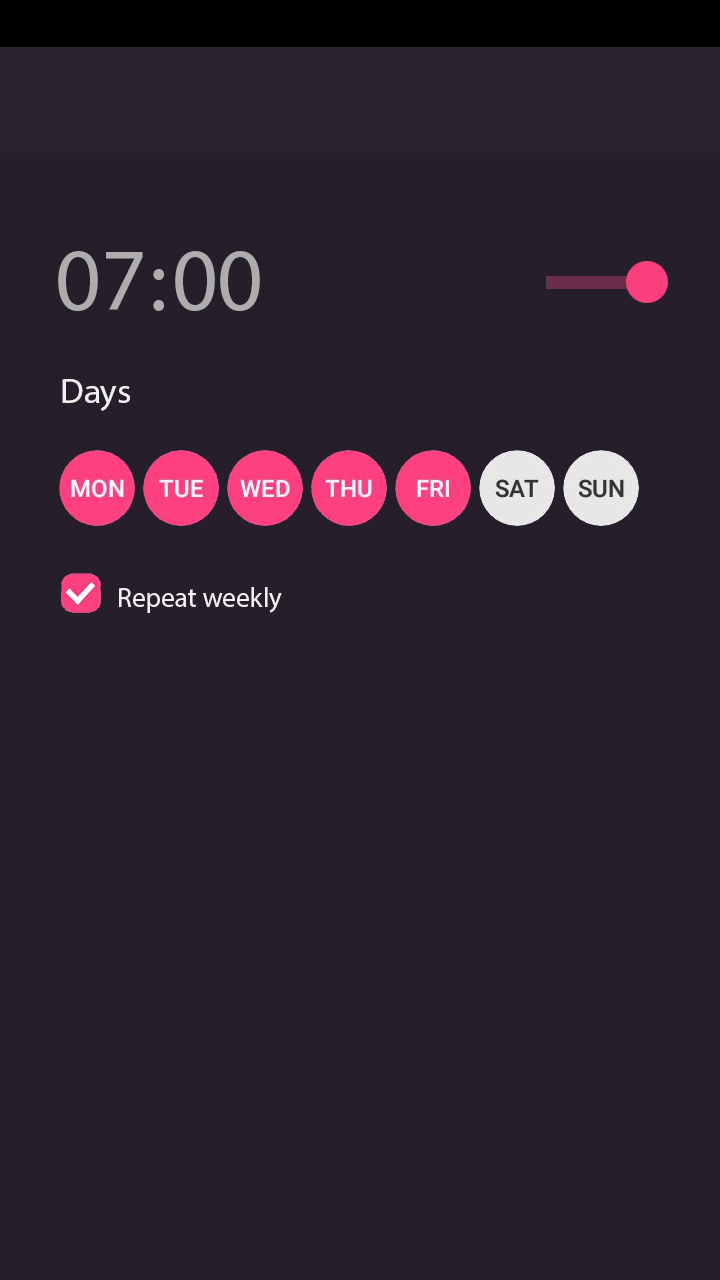
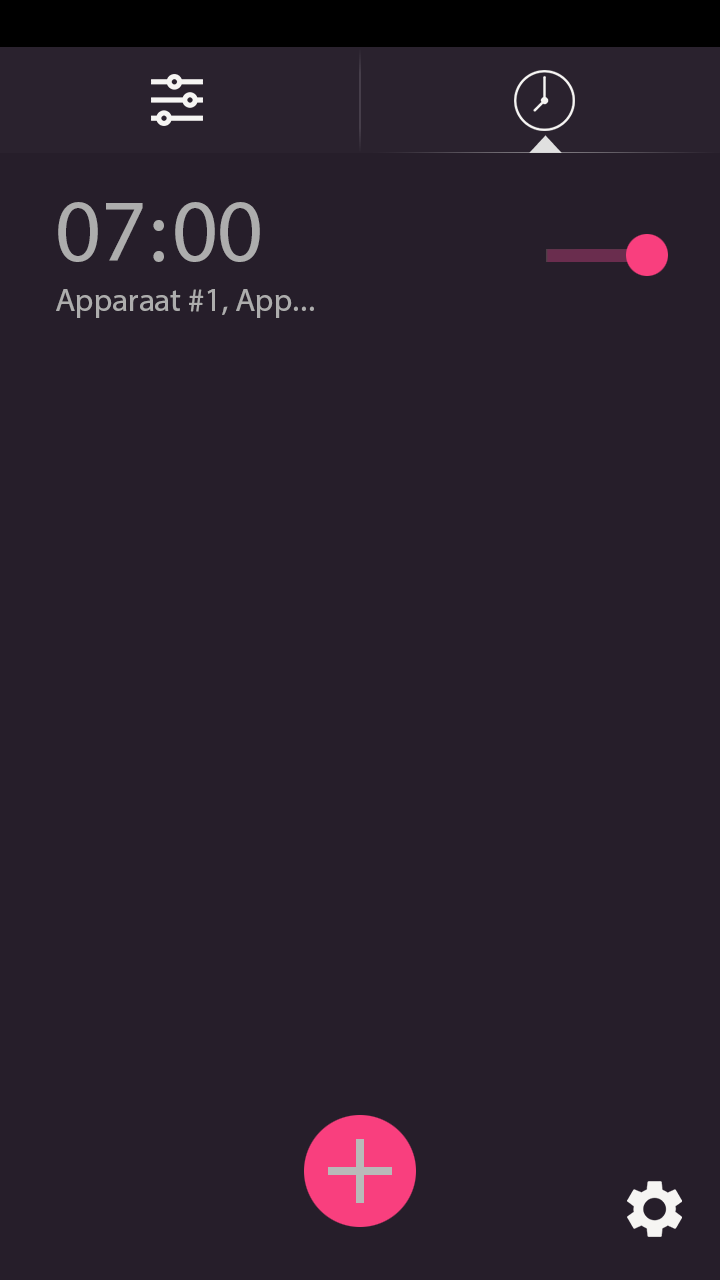
Before/after of a 720 × 1280 layered artwork. What changed in the layer stack:
hid group "Advanced Timer Settings" (21 layers) over [left=56, top=50, right=712, bottom=1237]
